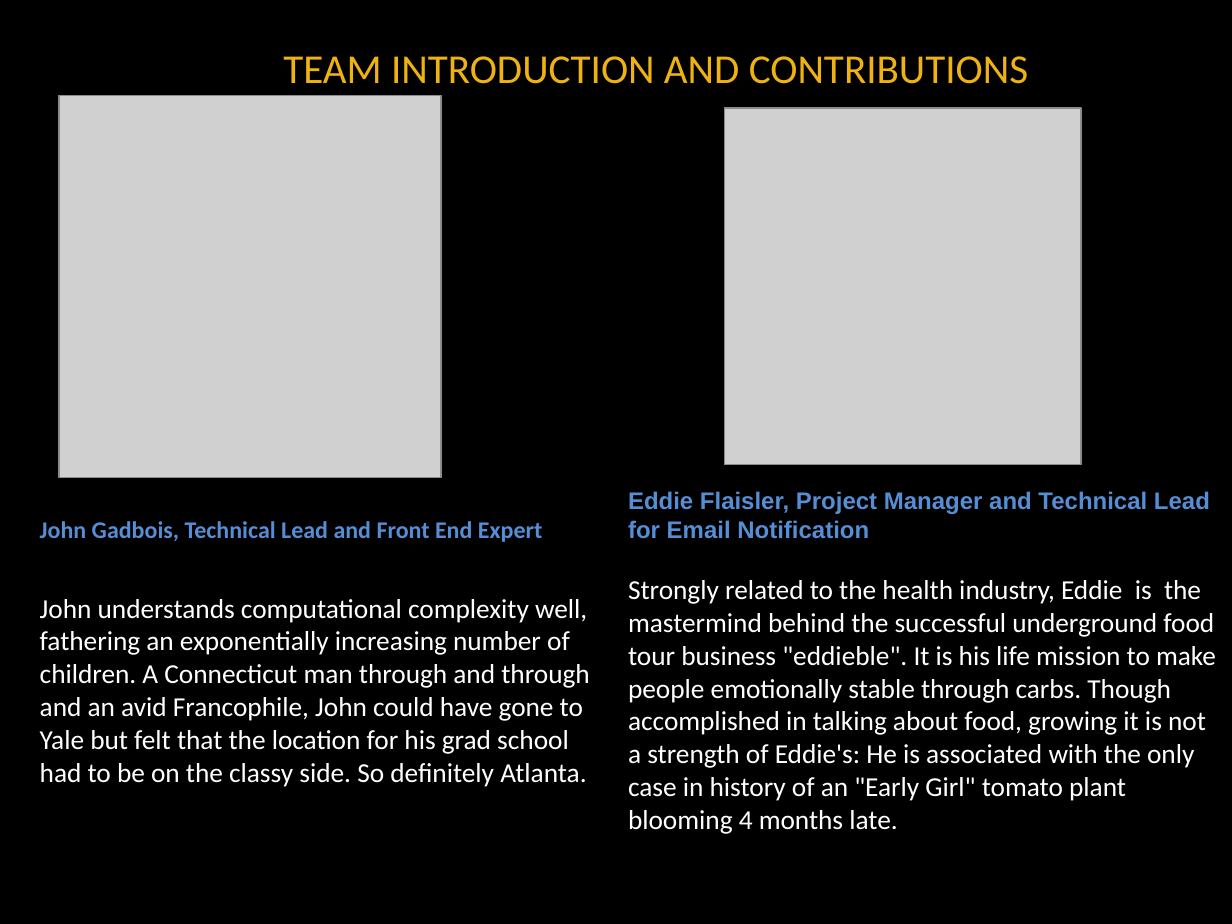
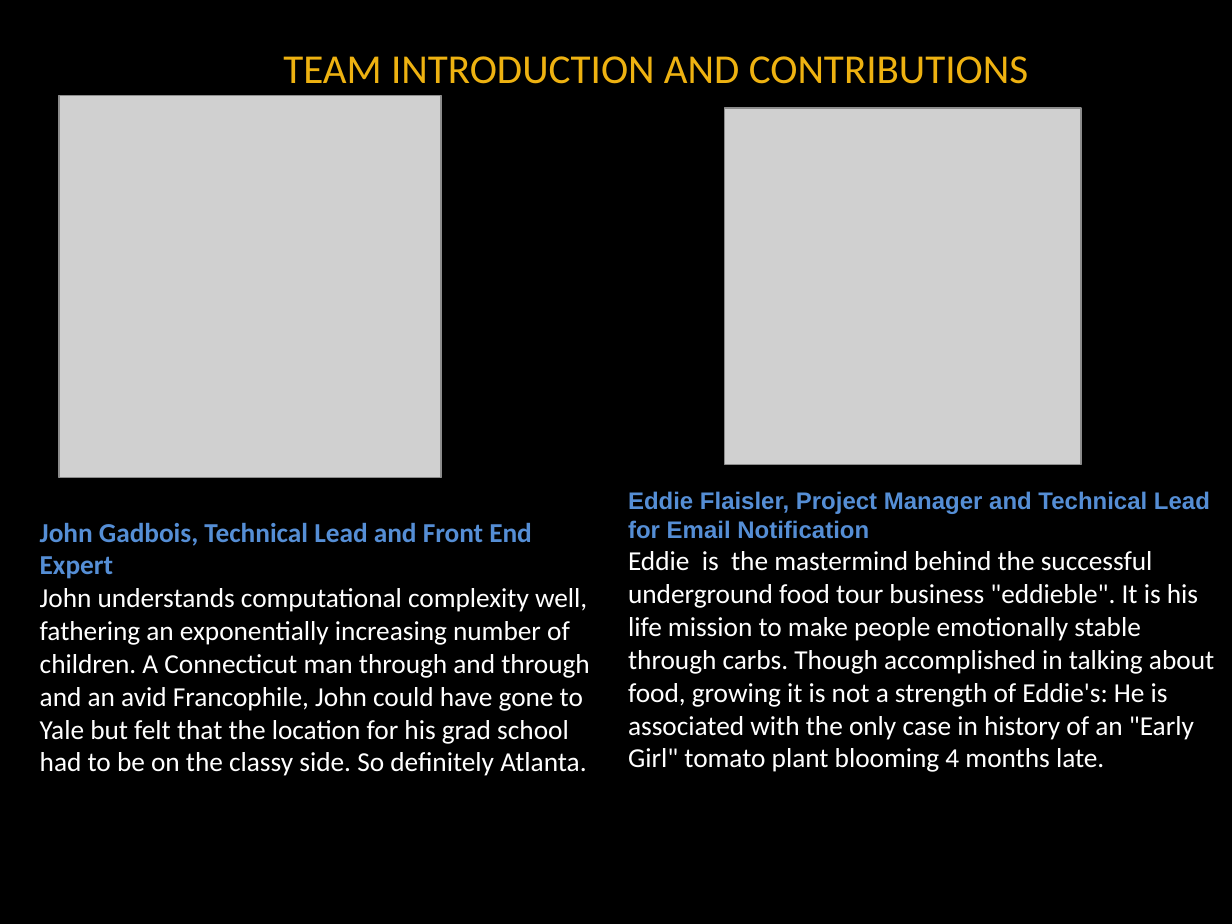
Before and after one commit to noanadler/RockStars, a slide deck: slide 12 of Deliverable4/Rock_Stars_Final_Presentation.pptx. Drawn at 1232x924 pixels with LibreOffice and Linux fonts; fonts in the diff are those of the drawing; grey boxes stand for pictures; background and template pictures are left out. Boxes give left, top, right and bottom in pixels: in the first picture for what was removed or moved away, otherwise in the second. Text is boxed around its words. In the diff, an @@ line names an element or a change of style, - is before the commit and + after.

Commit message:
updated presentation

```diff
--- a/Deliverable4/Rock_Stars_Final_Presentation.pptx
+++ b/Deliverable4/Rock_Stars_Final_Presentation.pptx
@@ text at [40, 523, 589, 776]: text changed @@
-John Gadbois, Technical Lead and Front End Expert
-John understands computational complexity well, fathering an exponentially increasing number of children. A Connecticut man through and through and an avid Francophile, John could have gone to Yale but felt that the location for his grad school had to be on the classy side. So definitely Atlanta.
+John Gadbois, Technical Lead and Front End Expert
+John understands computational complexity well, fathering an exponentially increasing number of children. A Connecticut man through and through and an avid Francophile, John could have gone to Yale but felt that the location for his grad school had to be on the classy side. So definitely Atlanta.
@@ text at [628, 551, 1214, 772]: text changed @@
-Strongly related to the health industry, Eddie is the mastermind behind the successful underground food tour business "eddieble". It is his life mission to make people emotionally stable through carbs. Though accomplished in talking about food, growing it is not a strength of Eddie's: He is associated with the only case in history of an "Early Girl" tomato plant blooming 4 months late.
+Eddie is the mastermind behind the successful underground food tour business "eddieble". It is his life mission to make people emotionally stable through carbs. Though accomplished in talking about food, growing it is not a strength of Eddie's: He is associated with the only case in history of an "Early Girl" tomato plant blooming 4 months late.
```
Also in this commit, not shown: 3 other slides changed.
